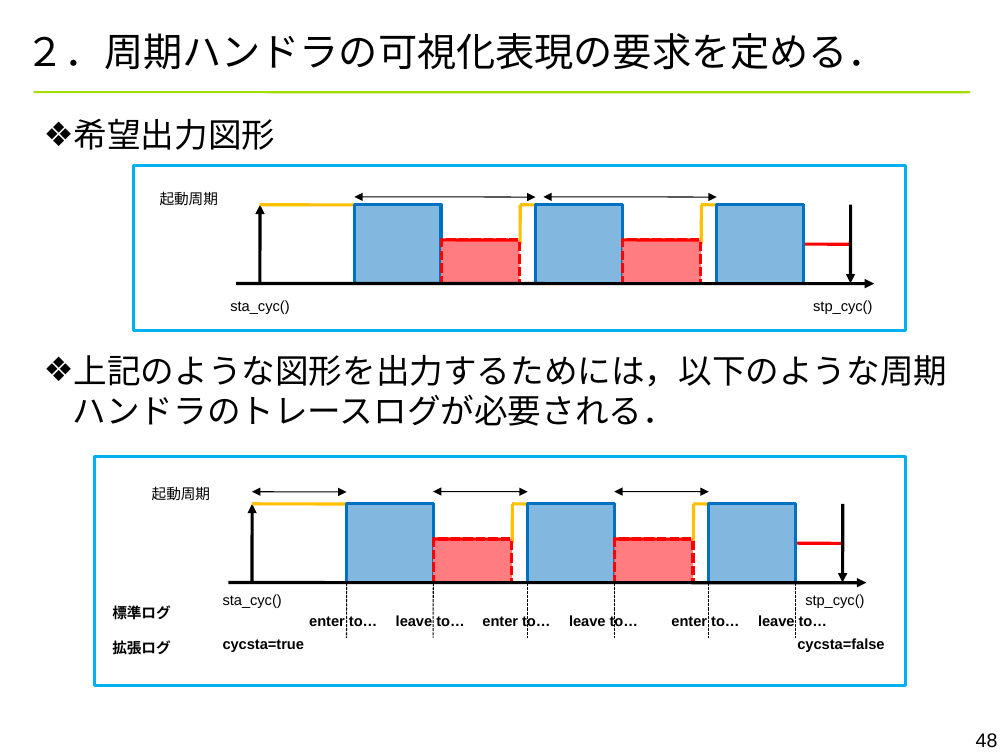
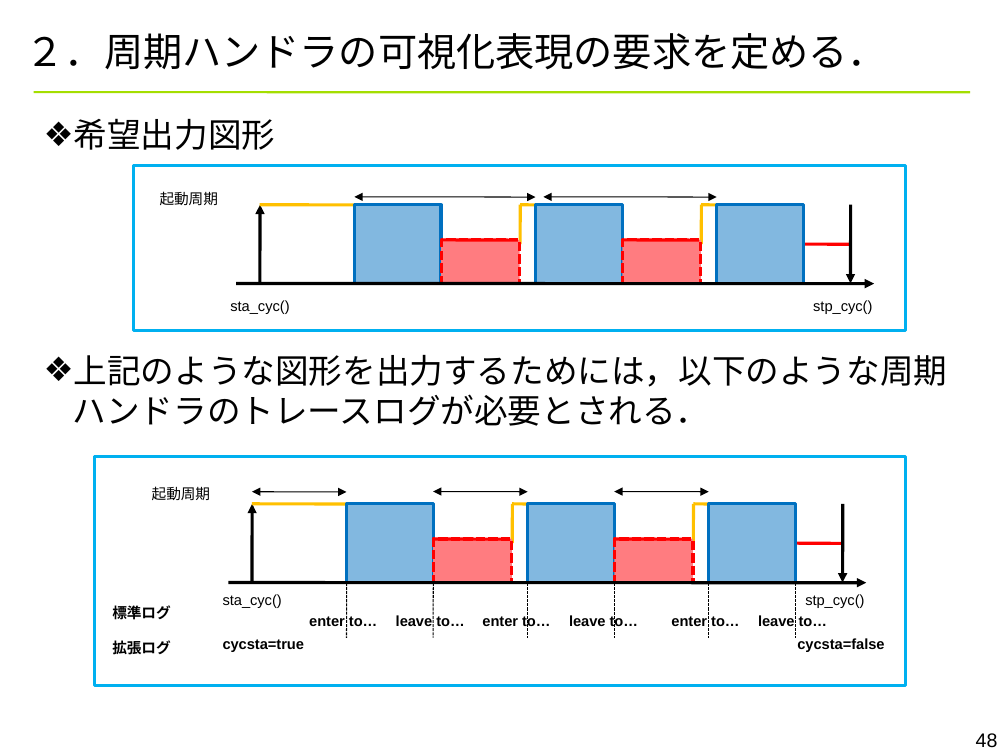
Before and after one commit to YixiaoLi/tlv4mc, a slide deck: slide 48 of doc/TLV_visualize_rules.pptx. Drawn at 1008x756 pixels with LibreOffice and Linux fonts; fonts in the diff are those of the drawing; background and template pictures are left out. Boxes give left, top, right and bottom in pixels: in the first picture for what was removed or moved away, otherwise in the second. Text is boxed around its words. In the diff, an @@ line names an element or a change of style, - is before the commit and + after.

```diff
--- a/doc/TLV_visualize_rules.pptx
+++ b/doc/TLV_visualize_rules.pptx
@@ text at [73,355,948,426]: text changed @@
-❖ 上記のような図形を出力するためには，以下のような周期ハンドラのトレースログが必要される．
+❖ 上記のような図形を出力するためには，以下のような周期ハンドラのトレースログが必要とされる．
```
Also in this commit, not shown: 1 other file.
